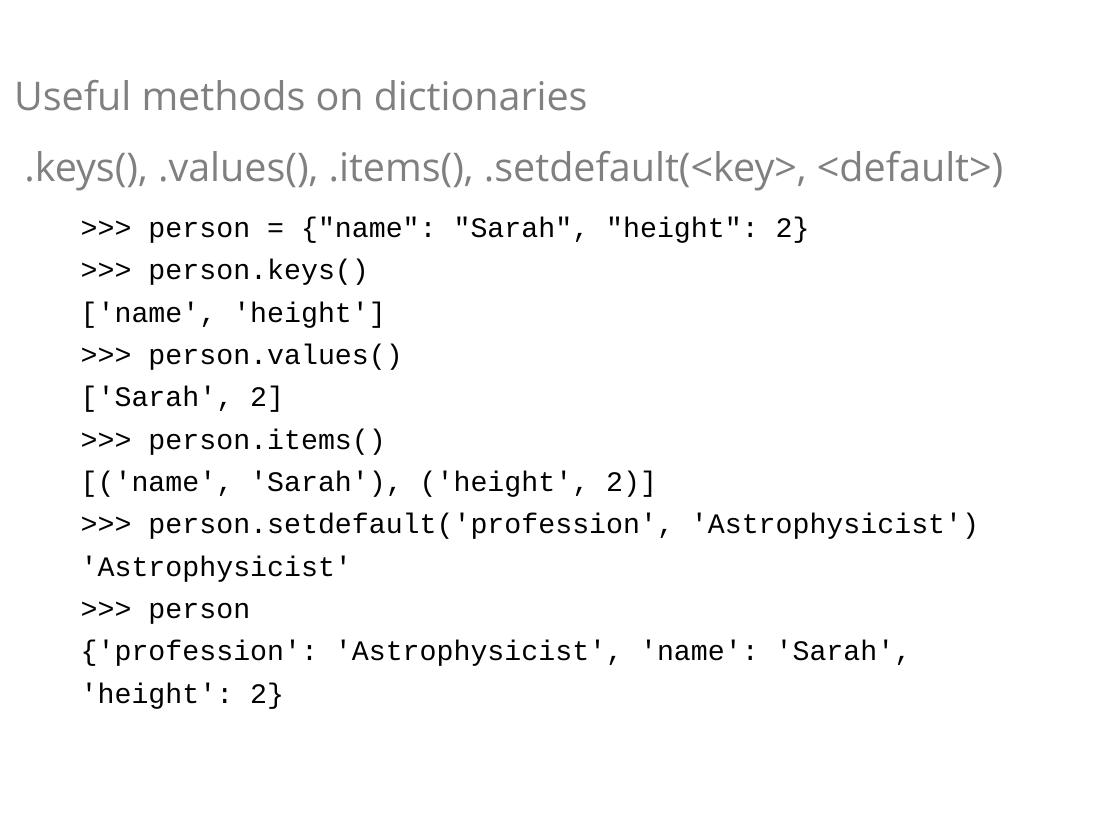
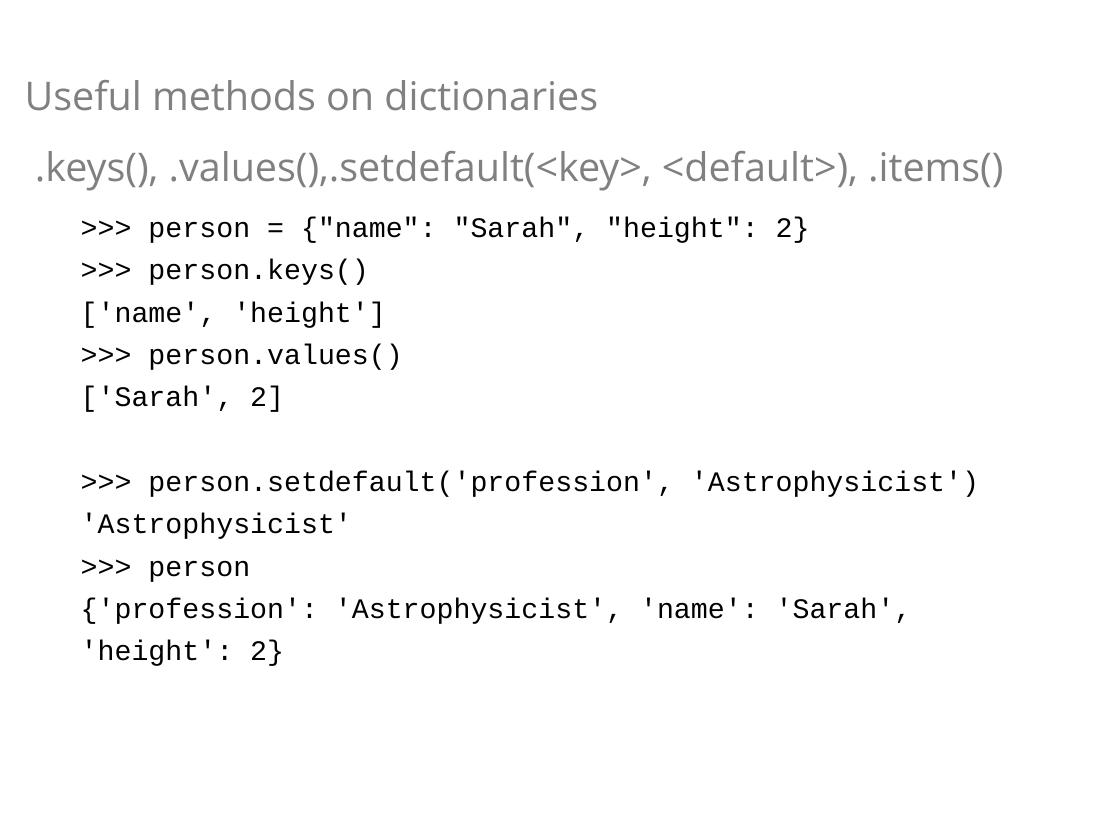
Before and after one commit to ncasuk/ncas-isc, a slide deck: slide 30 of python/presentations/learning_python/19_ceda-dict.ppt. Drawn at 1120x840 pixels with LibreOffice and Linux fonts; fonts in the diff are those of the drawing; background and template pictures are left out. Boxes give left, top, right and bottom in pixels: in the first picture for what was removed or moved away, otherwise in the second. Text is boxed around its words. In the diff, an @@ line names an element or a change of style, - is before the commit and + after.

Commit message:
Added .items() loop example to dict slides

```diff
--- a/python/presentations/learning_python/19_ceda-dict.ppt
+++ b/python/presentations/learning_python/19_ceda-dict.ppt
@@ text "Useful methods on dictionaries": place and size @@
-text "Useful methods on dictionaries" at (14, 80, 1003, 191)
+text "Useful methods on dictionaries" at (25, 80, 1003, 191)
@@ text at (35, 151, 1003, 191): text changed @@
-.keys(), .values(), .items(), .setdefault(<key>, <default>)
+.keys(), .values(),.setdefault(<key>, <default>), .items()
@@ text at (81, 429, 657, 497): paragraphs removed @@
->>> person.items()
-[('name', 'Sarah'), ('height', 2)]
```
Also in this commit, not shown: 2 other slides changed, 1 slide added, 3 other files.
